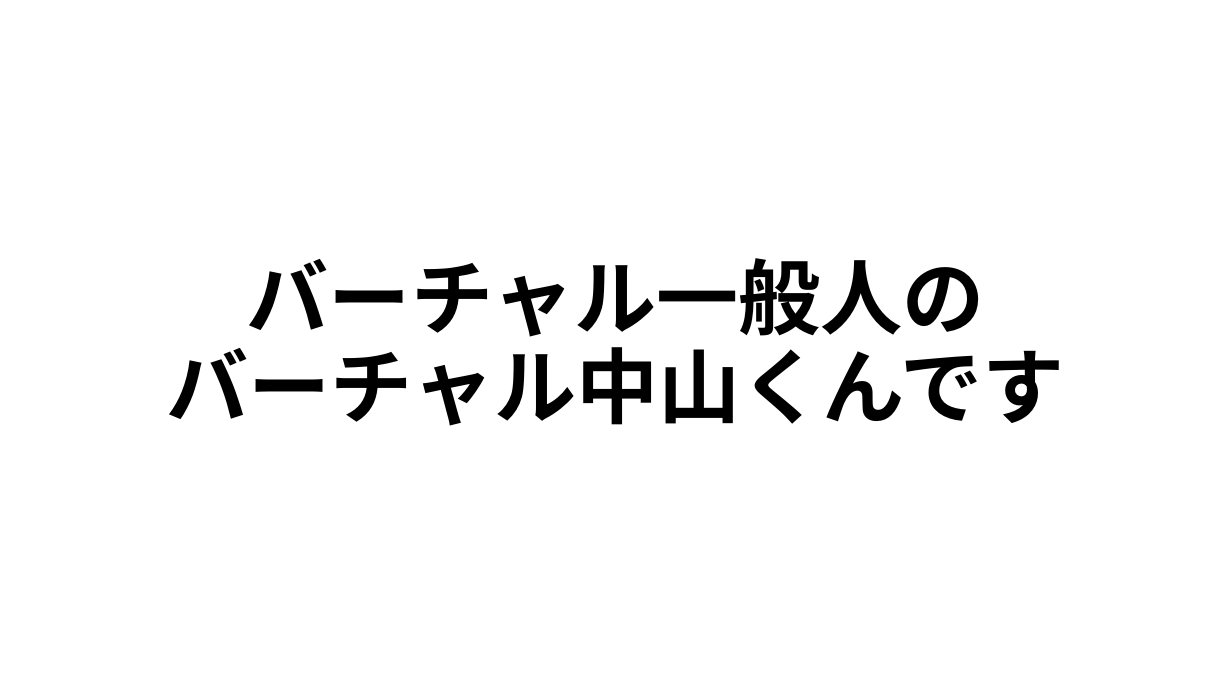
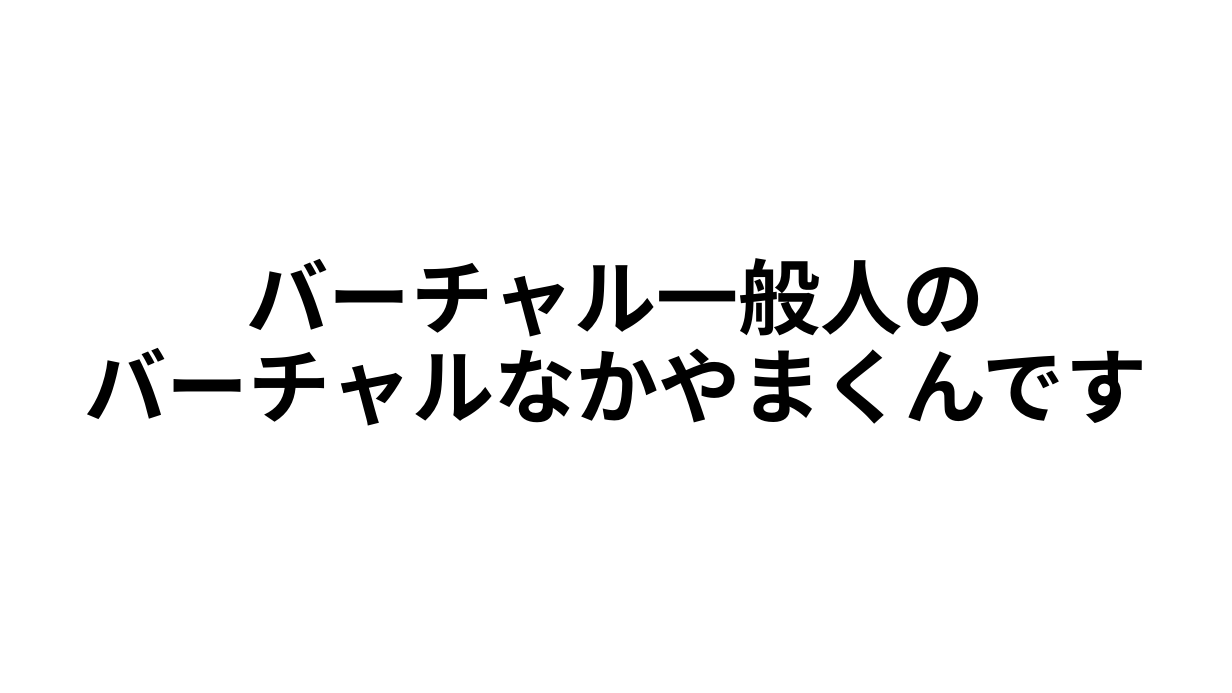
Before and after one commit to hystking/vvtv-presentation, a slide deck: slide 3 of base.pptx (slide 2 before the commit). Drawn at 1232x693 pixels with LibreOffice and Linux fonts; fonts in the diff are those of the drawing. Boxes give left, top, right and bottom in pixels: in the first picture for what was removed or moved away, otherwise in the second. Text is boxed around its words. In the diff, an @@ line names an element or a change of style, - is before the commit and + after.

```diff
--- a/base.pptx
+++ b/base.pptx
@@ title at [85,258,1148,426]: text changed @@
-バーチャル一般人の
-バーチャル中山くんです
+バーチャル一般人の
+バーチャルなかやまくんです
```
Also in this commit, not shown: 11 other slides changed, 46 slides added, 4 slides removed, 9 other files.
